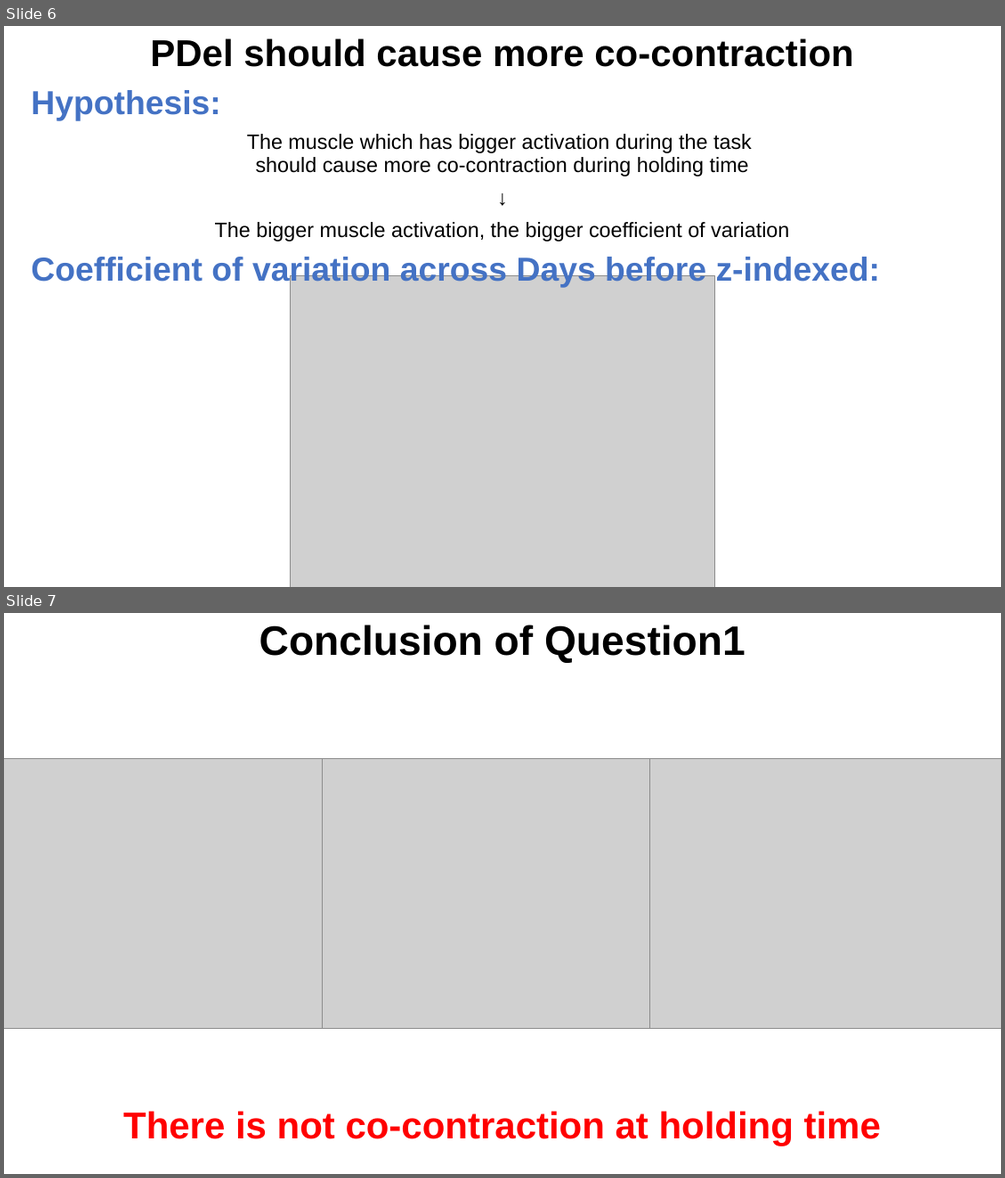
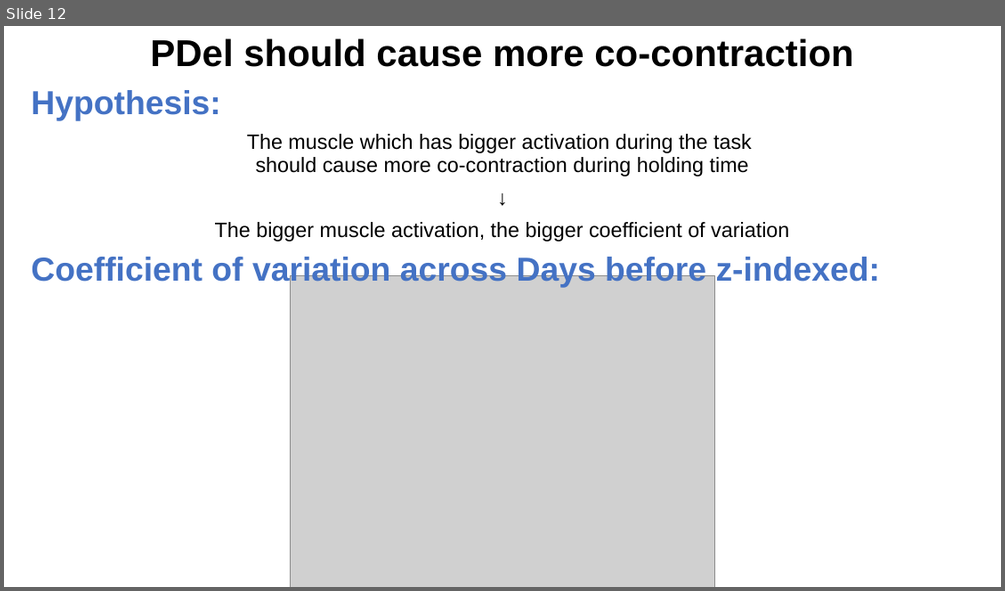
Before and after one commit to Hiroo-Miyata/chase-lab, a slide deck: report/20220902.pptx. Shown one above the other, each under a label of ours: slides 6 and 7 before the commit, slide 12 after it. The pictures are 1005x1178 and 1005x591 pixels, drawn with LibreOffice and Linux fonts; fonts in the diff are those of the drawing; grey boxes stand for pictures. Boxes give left, top, right and bottom in pixels: in the first picture for what was removed or moved away, otherwise in the second. Text is boxed around its words. In the diff, an @@ line names an element or a change of style, - is before the commit and + after.

```diff
--- a/report/20220902.pptx
+++ b/report/20220902.pptx
@@ slide 7 removed at bbox=[4, 613, 1001, 1174], background #FFFFFF @@
@@ title removed at bbox=[259, 625, 745, 663] @@
-Conclusion of Question1
@@ picture removed at bbox=[4, 758, 355, 1029] @@
@@ picture removed at bbox=[323, 758, 683, 1029] @@
@@ picture removed at bbox=[650, 758, 1001, 1029] @@
@@ text removed at bbox=[123, 1111, 881, 1145] @@
-There is not co-contraction at holding time
@@ what was slide 6 is now slide 12 @@
```
Also in this commit, not shown: 3 slides changed, 8 slides added, 2 other slides removed, 14 other files.
